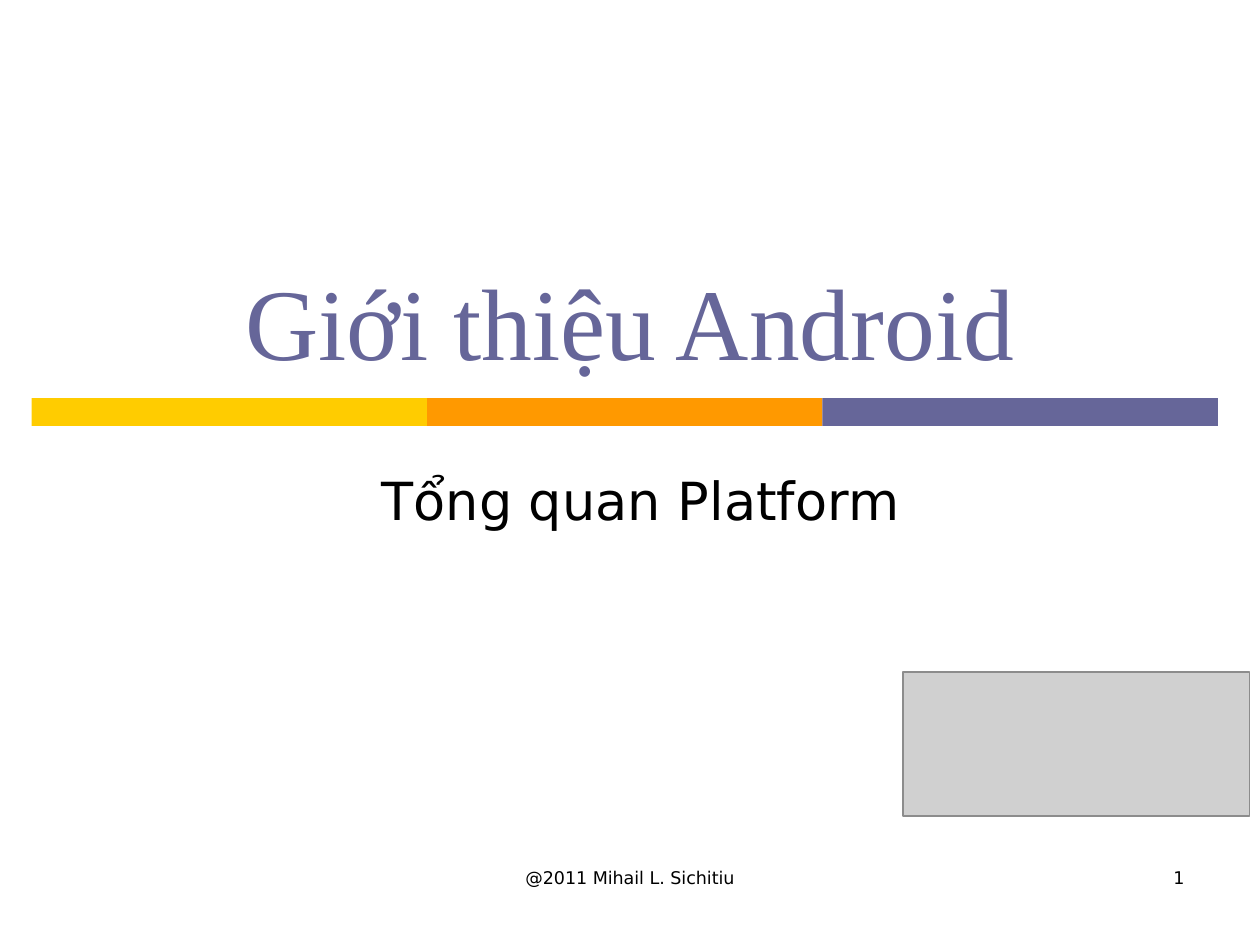
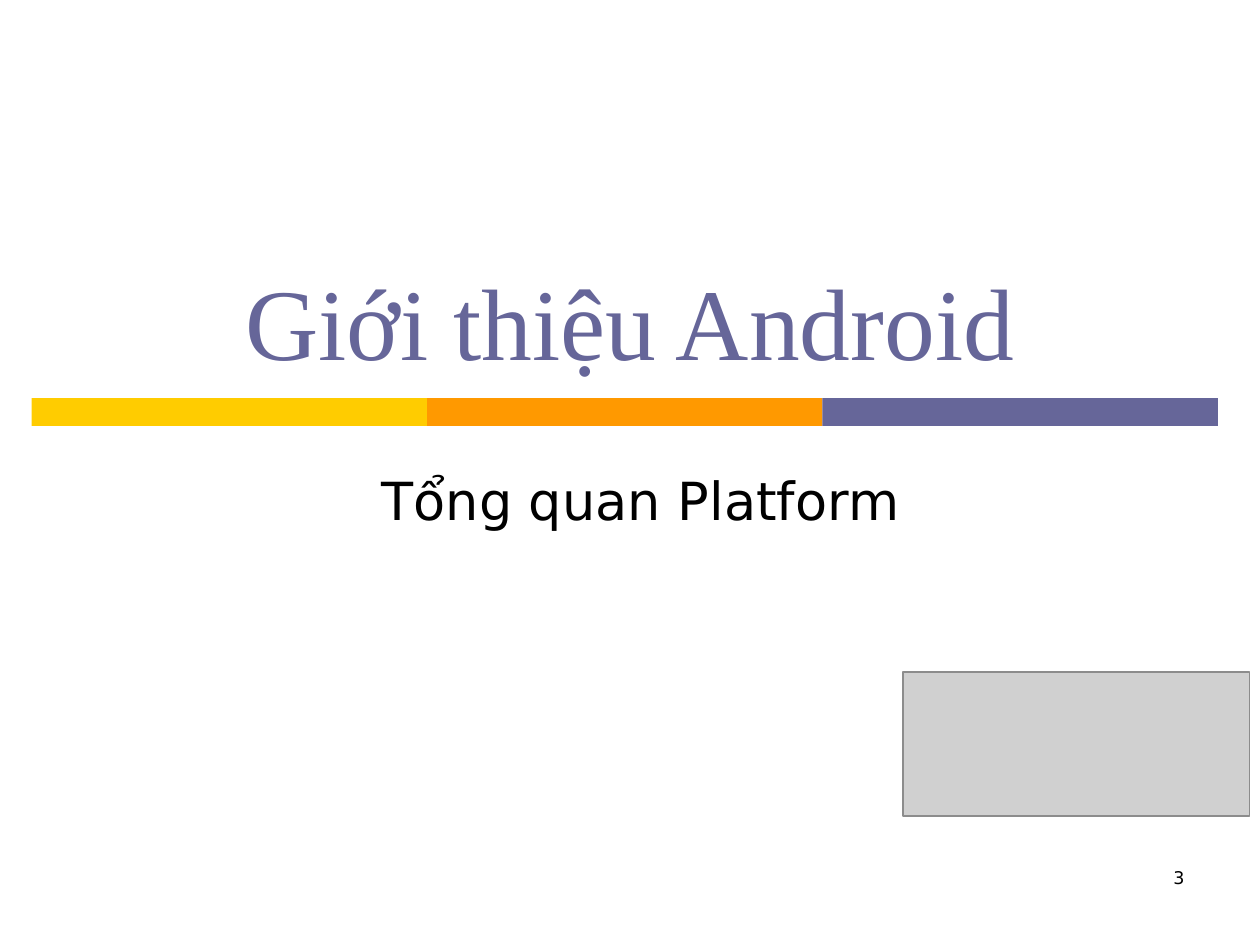
Before and after one commit to hungdien/google-map-api-and-map-on-android, a slide deck: slide 3 of Reports/Presentation.ppt (slide 1 before the commit). Drawn at 1260x945 pixels with LibreOffice and Linux fonts; fonts in the diff are those of the drawing; grey boxes stand for pictures; background and template pictures are left out. Boxes give left, top, right and bottom in pixels: in the first picture for what was removed or moved away, otherwise in the second. Text is boxed around its words. In the diff, an @@ line names an element or a change of style, - is before the commit and + after.

```diff
--- a/Reports/Presentation.ppt
+++ b/Reports/Presentation.ppt
@@ text removed at bbox=[525, 871, 734, 887] @@
-@2011 Mihail L. Sichitiu
@@ page number at bbox=[1173, 871, 1184, 885]: text changed @@
-1
+3
```
Also in this commit, not shown: 5 other slides changed, 10 slides added.
